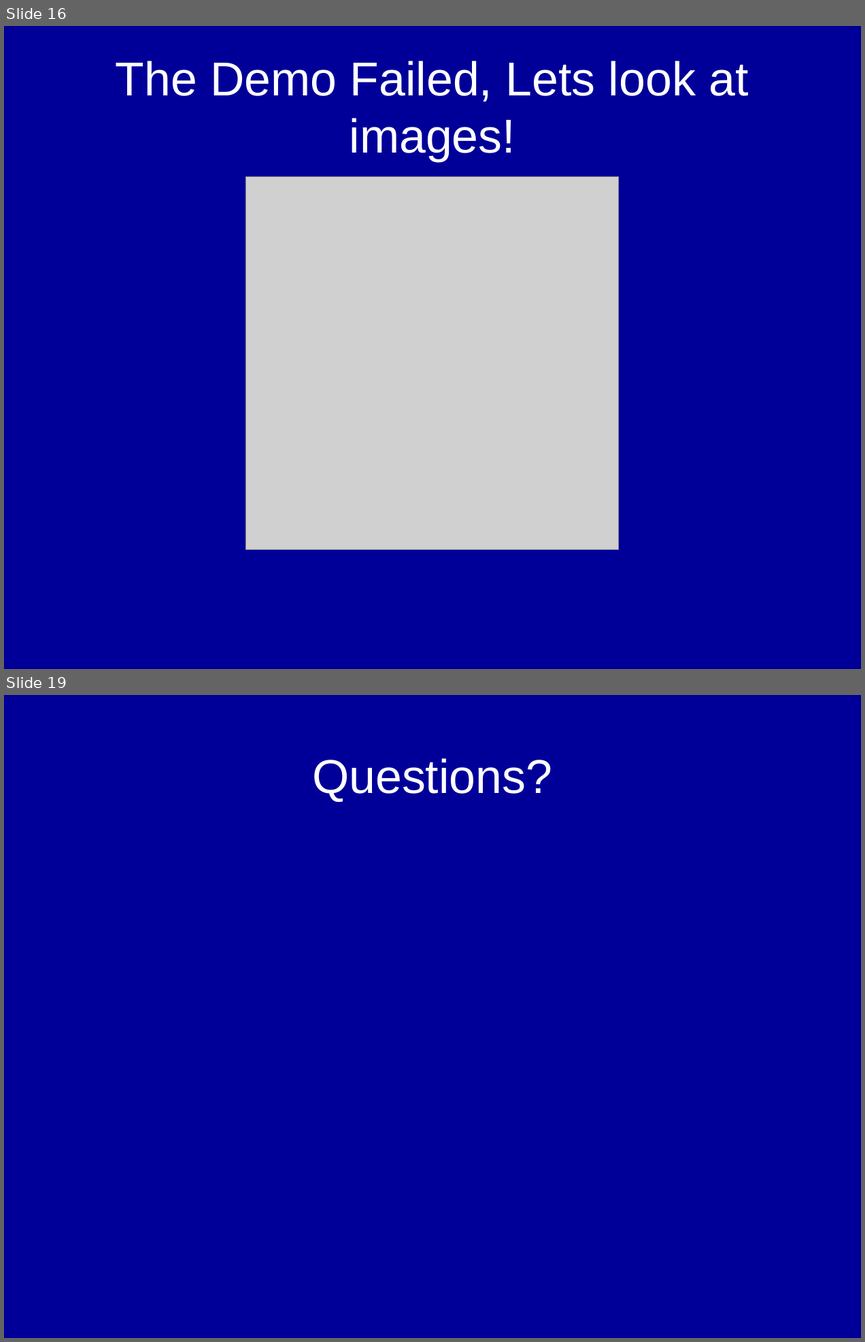
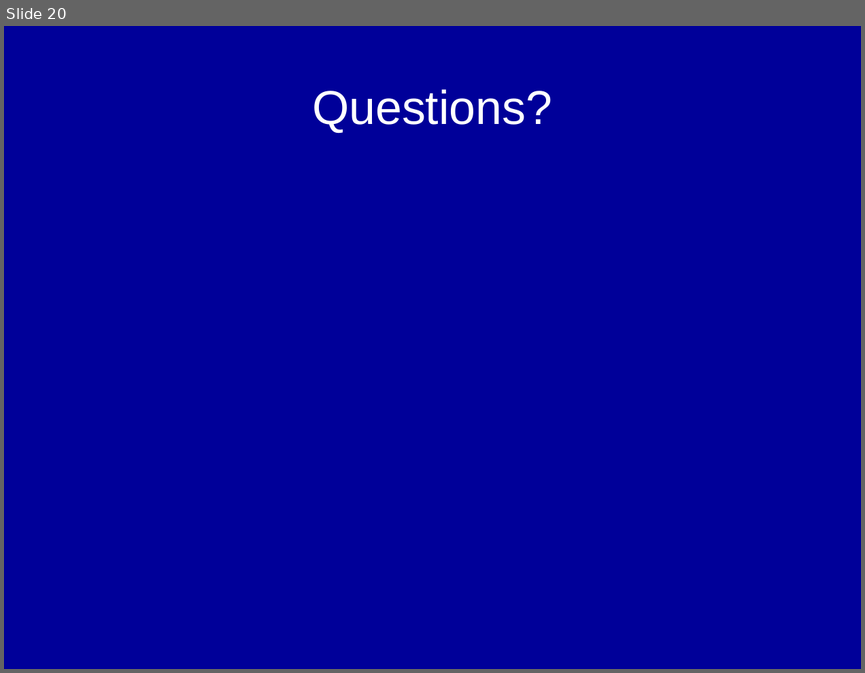
Before and after one commit to mpomery/CITS4403, a slide deck: presentation/income.odp. Shown one above the other, each under a label of ours: slides 16 and 19 before the commit, slide 20 after it; the slides between them are not shown. The pictures are 865x1342 and 865x673 pixels, drawn with LibreOffice and Linux fonts; fonts in the diff are those of the drawing; grey boxes stand for pictures. Boxes give left, top, right and bottom in pixels: in the first picture for what was removed or moved away, otherwise in the second. Text is boxed around its words. In the diff, an @@ line names an element or a change of style, - is before the commit and + after.

Commit message:
Updated Presentation

```diff
--- a/presentation/income.odp
+++ b/presentation/income.odp
@@ slide 16 removed at <box>4,26,861,669</box>, background #000099 @@
@@ title removed at <box>116,61,748,161</box> @@
-The Demo Failed, Lets look at images!
@@ picture removed at <box>246,176,619,549</box> @@
@@ what was slide 19 is now slide 20 @@
```
Also in this commit, not shown: 3 slides added, 2 other slides removed.
